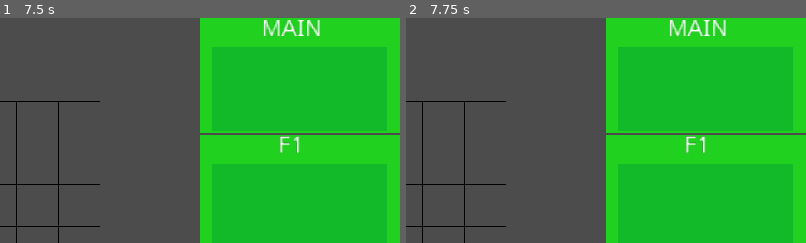
Above: before the commit, frames 1-2 (left to right).
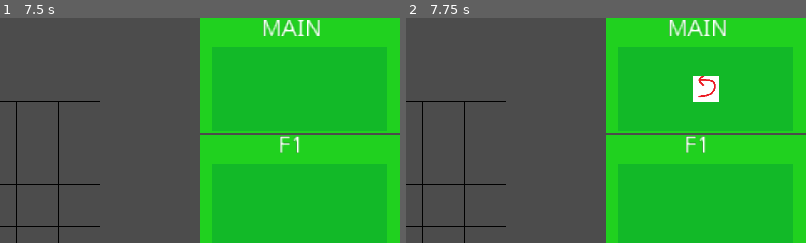
Above: after the commit, the same moments.

Repository: The-Koopalings/Flee_The_Factory
Game: Godot game, scene res://Scenes/Levels/ProofOfConcept.tscn
Same seed, same stepped clock (60 frames per second), same inputs: the game is played once before the commit and once after it. The engine's default icon, where the game draws it, is replaced by a stand-in: a white triangle on a blue panel in a dark square.
Inputs (mouse positions are % of the whole screen's width and height, from its top left):
- Up to frame 1 (7.5 s): click "Restart" at 0.5 s; click "Restart" at 1.25 s; click "Restart" at 2 s; click "2x Speed" at 2.75 s; click "RUN" at 3.5 s; click (5, 6) at 4.25 s; tap Enter at 5 s; drag from (5, 92) to (18, 51) at 5.02 s; drag from (5, 92) to (18, 51) at 5.77 s; move the mouse to (10, 92) at 6.52 s; hold Right (ui_right) 6.53-7.25 s; click (10, 92) at 6.67 s; tap Space at 7.25 s; drag from (10, 92) to (88, 16) at 7.27 s
- Up to frame 2 (7.75 s): no input
The pictures show only the part of the screen within x 50-100%, y 0-50%; the shares and areas given below are measured in that part.

Frame 1 is identical in both runs. In frame 2, 0.8% of the frame differs, in the area x 71-79%, y 25-38%.

Commit message:
Added ability to remove code blocks from IDE (changes made in Code_Block_Template.gd and FunctionBlockArea.gd)

Diff:
--- a/Scenes/Level_Components/IDE.tscn
+++ b/Scenes/Level_Components/IDE.tscn
@@ -6,6 +6,7 @@
 [node name="IDE" type="VBoxContainer"]
 margin_right = 480.0
 margin_bottom = 1080.0
+mouse_filter = 2
 script = ExtResource( 2 )
 
 [node name="Main" parent="." instance=ExtResource( 1 )]
--- a/Scenes/Level_Components/IDE_Elements/FunctionBlock.tscn
+++ b/Scenes/Level_Components/IDE_Elements/FunctionBlock.tscn
@@ -9,6 +9,7 @@
 margin_right = 480.0
 margin_bottom = 275.0
 rect_min_size = Vector2( 480, 275 )
+mouse_filter = 2
 
 [node name="Label" type="Label" parent="."]
 margin_left = 140.0
@@ -30,12 +31,16 @@
 margin_right = 420.0
 margin_bottom = 200.0
 rect_min_size = Vector2( 420, 200 )
+mouse_filter = 2
 color = Color( 0.0745098, 0.729412, 0.160784, 1 )
 
 [node name="ColorRect" type="ColorRect" parent="."]
 show_behind_parent = true
 margin_right = 480.0
 margin_bottom = 275.0
+mouse_filter = 2
 color = Color( 0.129412, 0.823529, 0.12549, 1 )
 
+[connection signal="area_entered" from="FunctionBlockArea" to="FunctionBlockArea" method="_on_FunctionBlockArea_area_entered"]
+[connection signal="area_exited" from="FunctionBlockArea" to="FunctionBlockArea" method="_on_FunctionBlockArea_area_exited"]
 [connection signal="input_event" from="FunctionBlockArea" to="FunctionBlockArea" method="_on_FunctionBlockArea_input_event"]
--- a/Scenes/Levels/ProofOfConcept.tscn
+++ b/Scenes/Levels/ProofOfConcept.tscn
@@ -32,20 +32,6 @@
 
 [node name="Door" parent="Grid" instance=ExtResource( 13 )]
 
-[node name="CodeBlockBar" parent="." instance=ExtResource( 4 )]
-
-[node name="Forward" parent="CodeBlockBar" instance=ExtResource( 7 )]
-position = Vector2( 90, 81 )
-
-[node name="RotateLeft" parent="CodeBlockBar" instance=ExtResource( 5 )]
-position = Vector2( 200, 81 )
-
-[node name="RotateRight" parent="CodeBlockBar" instance=ExtResource( 6 )]
-position = Vector2( 310, 81 )
-
-[node name="Interact" parent="CodeBlockBar" instance=ExtResource( 14 )]
-position = Vector2( 420, 81 )
-
 [node name="LevelControl" parent="." instance=ExtResource( 2 )]
 
 [node name="IDE" parent="." instance=ExtResource( 3 )]
@@ -66,6 +52,20 @@
 [node name="Label" parent="IDE/F2" index="0"]
 text = "F2"
 
+[node name="CodeBlockBar" parent="." instance=ExtResource( 4 )]
+
+[node name="Forward" parent="CodeBlockBar" instance=ExtResource( 7 )]
+position = Vector2( 90, 81 )
+
+[node name="RotateLeft" parent="CodeBlockBar" instance=ExtResource( 5 )]
+position = Vector2( 200, 81 )
+
+[node name="RotateRight" parent="CodeBlockBar" instance=ExtResource( 6 )]
+position = Vector2( 310, 81 )
+
+[node name="Interact" parent="CodeBlockBar" instance=ExtResource( 14 )]
+position = Vector2( 420, 81 )
+
 [connection signal="openDoor" from="." to="Grid/Door" method="_on_ProofOfConcept_openDoor"]
 [connection signal="interact" from="Grid/Robot" to="Grid/Button" method="_on_Robot_interact"]
 [connection signal="buttonPressed" from="Grid/Button" to="." method="_on_Button_buttonPressed"]
--- a/Scripts/Level_Components/Code_Blocks/Code_Block_Template.gd
+++ b/Scripts/Level_Components/Code_Blocks/Code_Block_Template.gd
@@ -4,10 +4,14 @@
 var parent
 var startPos
 
-signal drag(area);
+signal drag(area)
+signal stopDrag(globalPos)
 
 func _ready():
 	connect("drag",self,"set_dragging") #connects drag signal to function set_dragging
+	connect("stopDrag", get_node("/root/ProofOfConcept/IDE/Main/FunctionBlockArea"), "stop_drag")
+	connect("stopDrag", get_node("/root/ProofOfConcept/IDE/F1/FunctionBlockArea"), "stop_drag")
+	connect("stopDrag", get_node("/root/ProofOfConcept/IDE/F2/FunctionBlockArea"), "stop_drag")
 	parent = self.get_parent()
 	startPos = parent.global_position
 
@@ -16,8 +20,10 @@
 	if dragging:
 		var mousePos = get_viewport().get_mouse_position()
 		parent.global_position = Vector2(mousePos.x, mousePos.y)
+		#self.global_position = parent.global_position
 	if !dragging:
 		parent.global_position = startPos
+		#self.global_position = startPos
 
 
 func set_dragging(area):
@@ -30,3 +36,4 @@
 			emit_signal("drag", self) #set dragging to true, mouse button pressed
 		elif event.button_index == BUTTON_LEFT and !event.pressed:
 			emit_signal("drag", self) #set dragging to false, mouse button released
+			emit_signal("stopDrag", startPos)
--- a/Scripts/Level_Components/IDE_Elements/FunctionBlockArea.gd
+++ b/Scripts/Level_Components/IDE_Elements/FunctionBlockArea.gd
@@ -14,11 +14,15 @@
 var xOffset = 30
 var yOffset = 30
 
+#Issues with creating code block instances and it triggering area_exit automatically
+#This is so newly instanced code blocks won't be deleted on entering the scene tree
+var justCreated = false
+var removeChild = false
+var child = null
+
 # Called when the node enters the scene tree for the first time.
 func _ready():
 	monitoring = true
-	connect("area_entered",self,"_on_FunctionBlockArea_area_entered")
-	connect("area_exited",self,"_on_FunctionBlockArea_area_exited")
 
 # Called every frame. 'delta' is the elapsed time since the previous frame.
 #func _process(delta):
@@ -33,28 +37,47 @@
 func _on_FunctionBlockArea_area_exited(area):
 	CodeBlock = null
 
+	#Remove code block from IDE
+	var children = get_children()
+	for childNode in children:
+		if childNode.name == "ColorRect" or childNode.name == "CollisionShape2D":
+			continue
+		if childNode.name == area.name and !justCreated:
+			child = childNode
+			removeChild = true
+	justCreated = false
+			#numBlocks -= 1
+
 
 func _on_FunctionBlockArea_input_event(viewport, event, shape_idx):
 	#If dropped codeblock onto this grid
 	if event is InputEventMouseButton and (event.button_index == BUTTON_LEFT and !event.pressed):
-		var child = null
+		child = null
 		#Check for valid codeblock
-		match CodeBlock.name:
-			"Forward":
-				child = Forward.instance()
-			"RotateLeft":
-				child = RotateLeft.instance()
-			"RotateRight":
-				child = RotateRight.instance()
-			"Interact":
-				child = Interact.instance()
+		if CodeBlock:
+			match CodeBlock.name:
+				"Forward":
+					child = Forward.instance()
+				"RotateLeft":
+					child = RotateLeft.instance()
+				"RotateRight":
+					child = RotateRight.instance()
+				"Interact":
+					child = Interact.instance()
 
 		#Add codeblock node to tree
-		if child != null:
+		if child:
 			var x = xOffset + blockSize * (numBlocks%rowSize)
 			var y = yOffset + blockSize * int(numBlocks/rowSize)
 			child.position = Vector2(x, y)
 			numBlocks += 1
 			add_child(child, true)
+			justCreated = true
+		#print("DROPPED " + CodeBlock.name + " in " + name)
 
-		#print("DROPPED " + CodeBlock.name + " in " + name)
+func stop_drag(globalPos):
+	print("enter stop_drag")
+	if child and removeChild and child.get_child(2).startPos == globalPos:
+		child.queue_free()
+		removeChild = false
+		child = null
--- a/Scripts/Level_Components/Puzzle_Elements/Robot.gd
+++ b/Scripts/Level_Components/Puzzle_Elements/Robot.gd
@@ -7,8 +7,8 @@
 onready var grid_y = grid.grid_y
 var tileX
 var tileY
-var tileXMax = 10 #change once we settle on what this should be
-var tileYMax = 6  #change once we settle on what this should be
+export var tileXMax = 10 #change once we settle on what this should be
+export var tileYMax = 6  #change once we settle on what this should be
 
 signal interact(tileX, tileY)
 
